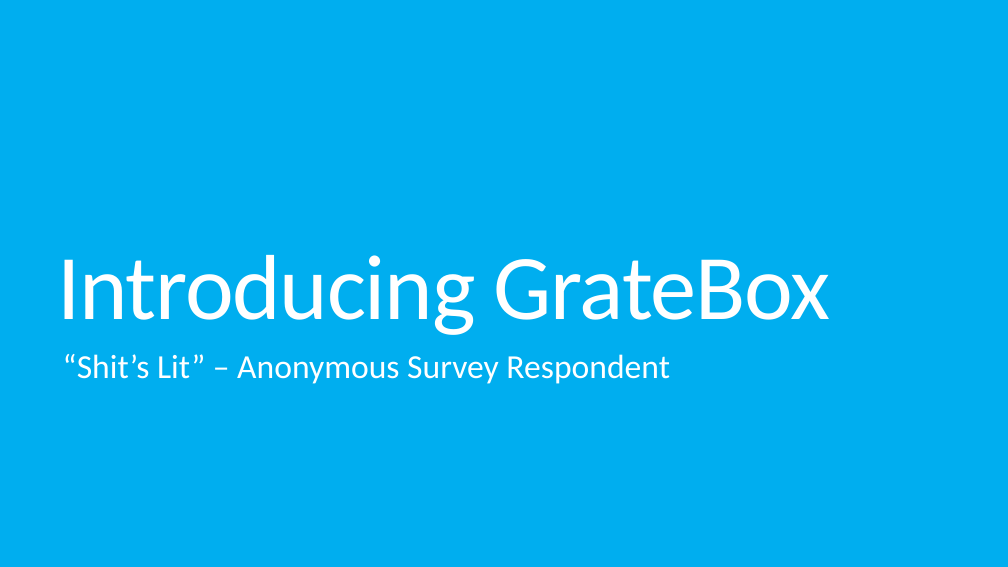
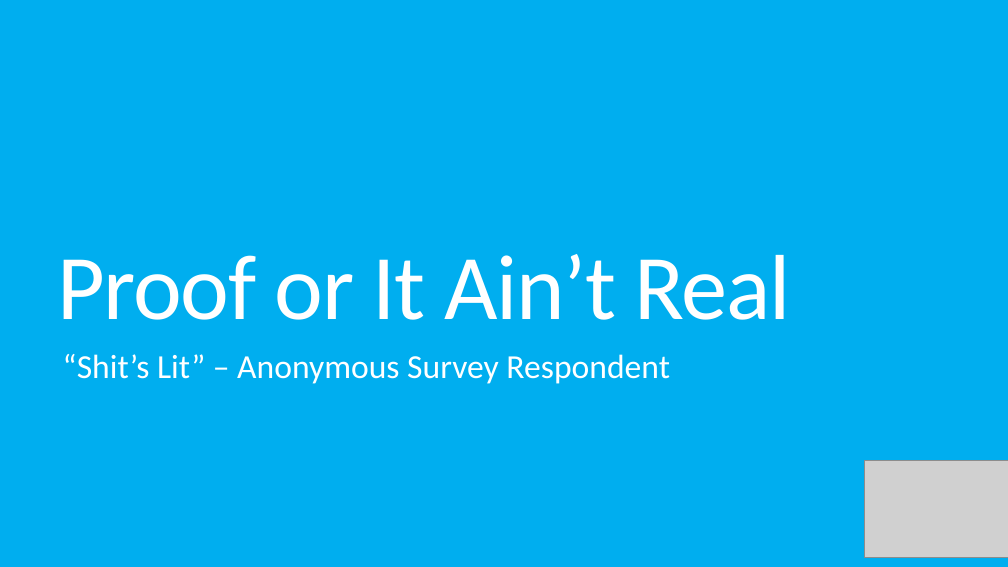
Before and after one commit to KelvinKKLin/GrateBox, a slide deck: slide 6 of Presentation.pptx. Drawn at 1008x567 pixels with LibreOffice and Linux fonts; fonts in the diff are those of the drawing; grey boxes stand for pictures. Boxes give left, top, right and bottom in pixels: in the first picture for what was removed or moved away, otherwise in the second. Text is boxed around its words. In the diff, an @@ line names an element or a change of style, - is before the commit and + after.

Commit message:
Updated Presentation
Need to add pictures

```diff
--- a/Presentation.pptx
+++ b/Presentation.pptx
@@ title at (57,254,791,320): text changed @@
-Introducing GrateBox
+Proof or It Ain’t Real
@@ picture added at (865,461,1008,558) @@
```
Also in this commit, not shown: 6 other slides changed, 8 slides added, 1 slide removed.
